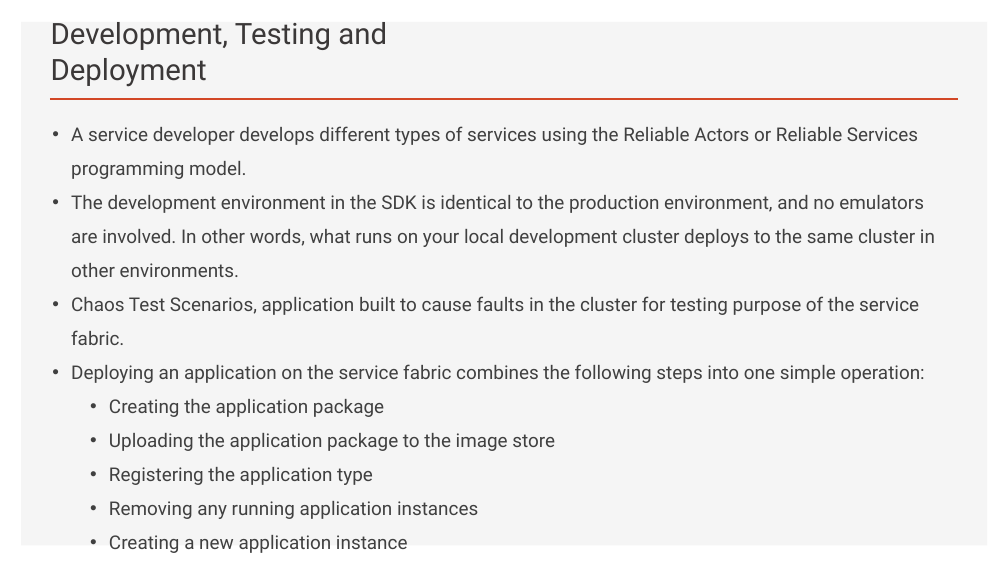
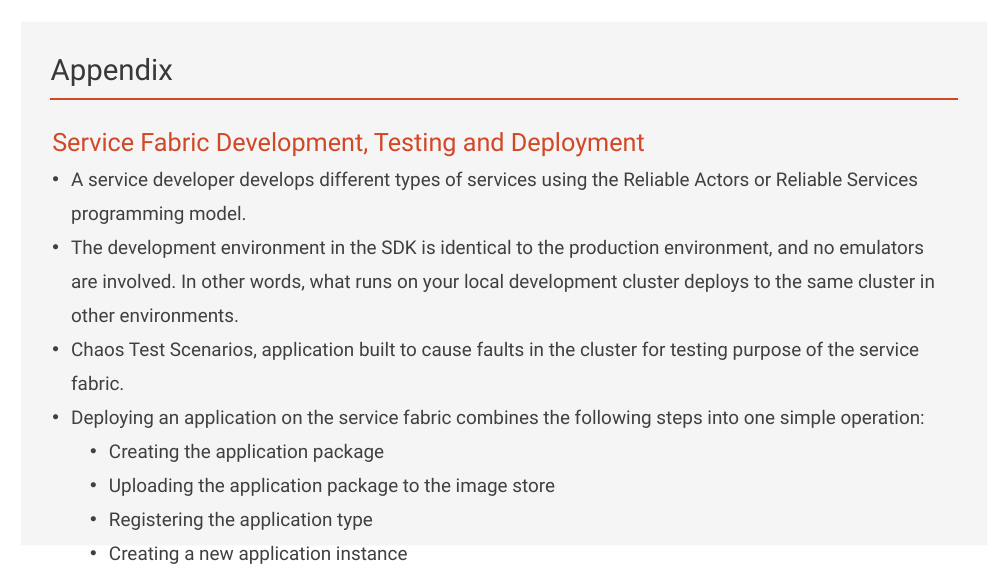
Before and after one commit to brianperera/EasyMaintain, a slide deck: slide 27 of Documents/MicroServices.pptx (slide 16 before the commit). Drawn at 1008x567 pixels with LibreOffice and Linux fonts; fonts in the diff are those of the drawing. Boxes give left, top, right and bottom in pixels: in the first picture for what was removed or moved away, otherwise in the second. Text is boxed around its words. In the diff, an @@ line names an element or a change of style, - is before the commit and + after.

```diff
--- a/Documents/MicroServices.pptx
+++ b/Documents/MicroServices.pptx
@@ title at (51, 58, 173, 86): text changed @@
-Development, Testing and Deployment
+Appendix
@@ text at (52, 132, 645, 157): paragraph added @@
+Service Fabric Development, Testing and Deployment
@@ text at (109, 501, 478, 519): paragraph removed @@
-  • Removing any running application instances
```
Also in this commit, not shown: 8 other slides changed, 6 slides added, 1 slide removed.
